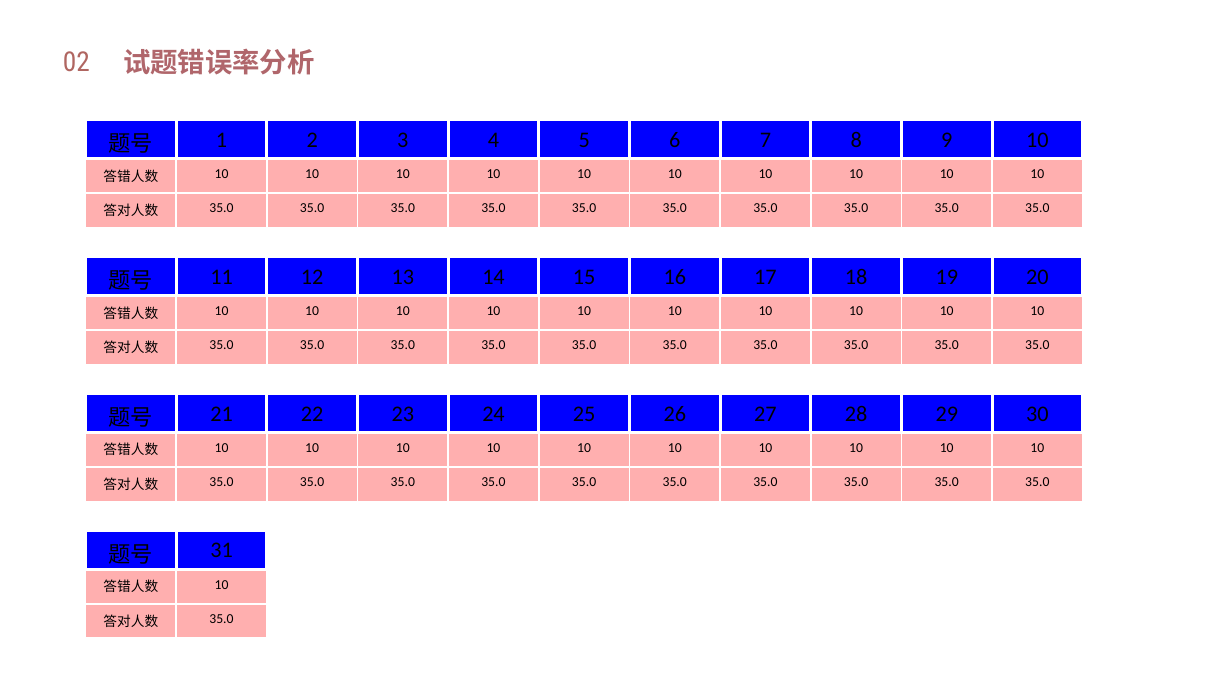
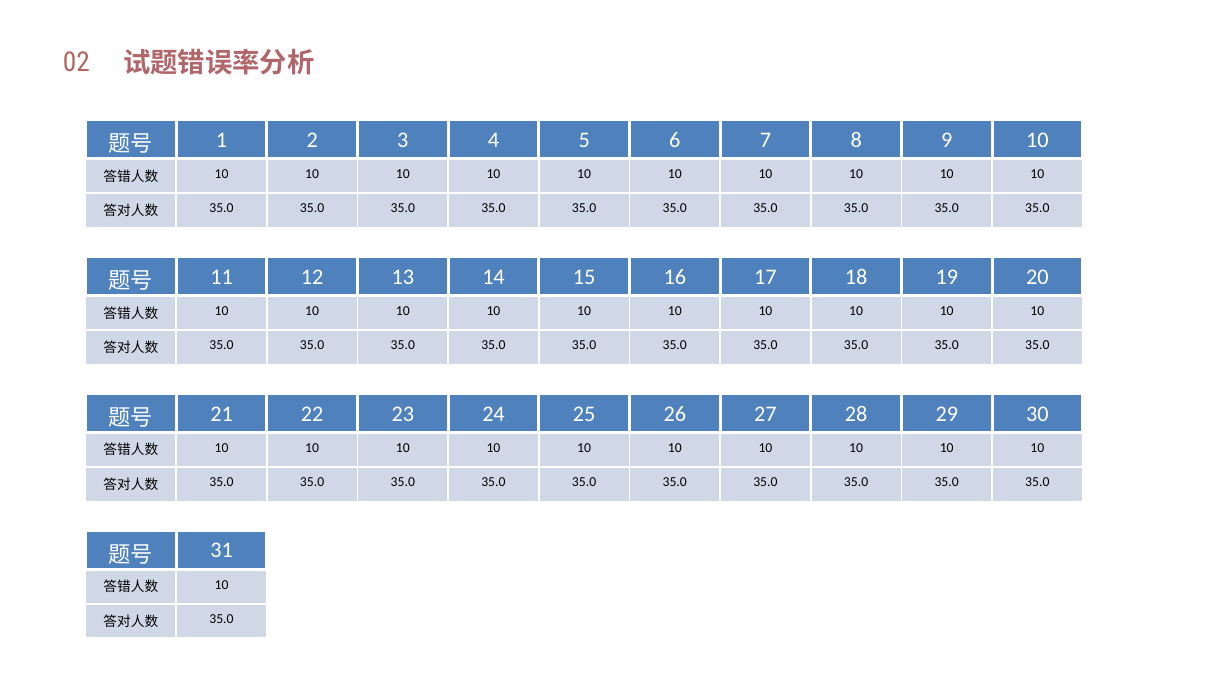
Before and after one commit to Steven-hsm/java-interview, a slide deck: slide 4 of 教师讲义.pptx. Drawn at 1232x693 pixels with LibreOffice and Linux fonts; fonts in the diff are those of the drawing; background and template pictures are left out. Boxes give left, top, right and bottom in pixels: in the first picture for what was removed or moved away, otherwise in the second. Text is boxed around its words. In the diff, an @@ line names an element or a change of style, - is before the commit and + after.

```diff
--- a/教师讲义.pptx
+++ b/教师讲义.pptx
@@ table at bbox=[85, 120, 1088, 220] @@
@@ fill #0000FF to #4F81BD in row 1 @@
@@ fill #FFAFAF to #D0D8E8 in 22 cells @@
@@ text colour #000000 to #FFFFFF in "题号", "1", "2", "3" and 7 more places @@
@@ table at bbox=[85, 256, 1088, 357] @@
@@ fill #0000FF to #4F81BD in row 1 @@
@@ fill #FFAFAF to #D0D8E8 in 22 cells @@
@@ text colour #000000 to #FFFFFF in "题号", "11", "12", "13" and 7 more places @@
@@ table at bbox=[85, 393, 1088, 494] @@
@@ fill #0000FF to #4F81BD in row 1 @@
@@ fill #FFAFAF to #D0D8E8 in 22 cells @@
@@ text colour #000000 to #FFFFFF in "题号", "21", "22", "23" and 7 more places @@
@@ table at bbox=[85, 531, 267, 631] @@
@@ fill #0000FF to #4F81BD in row 1 @@
@@ fill #FFAFAF to #D0D8E8 in 4 cells @@
@@ text colour #000000 to #FFFFFF in "题号", "31" @@
```
Also in this commit, not shown: 5 other slides changed, 3 other files.
